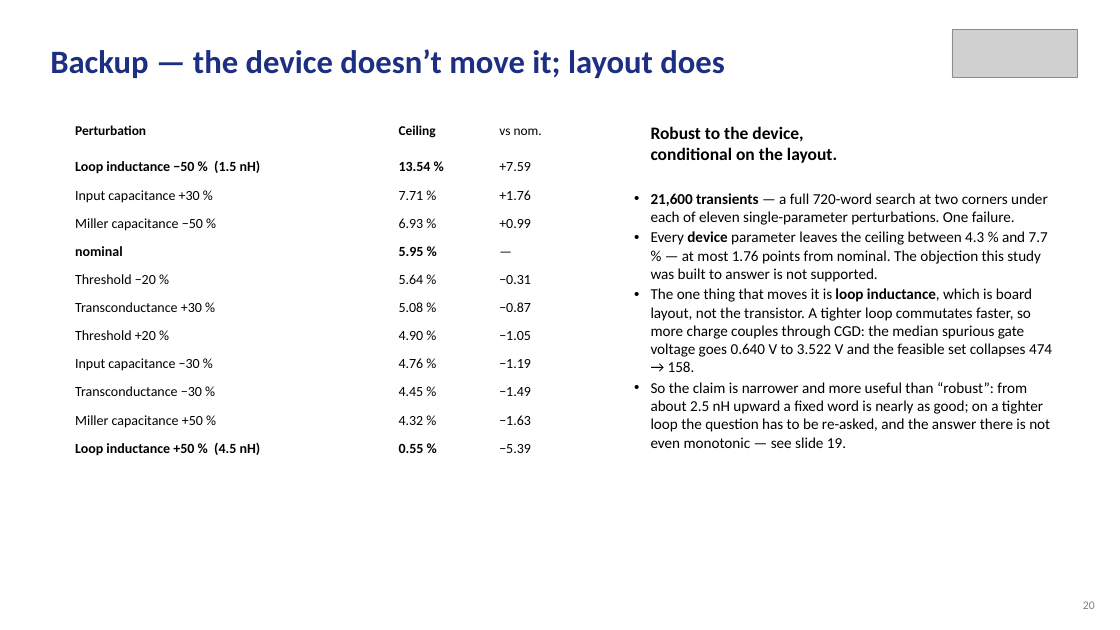
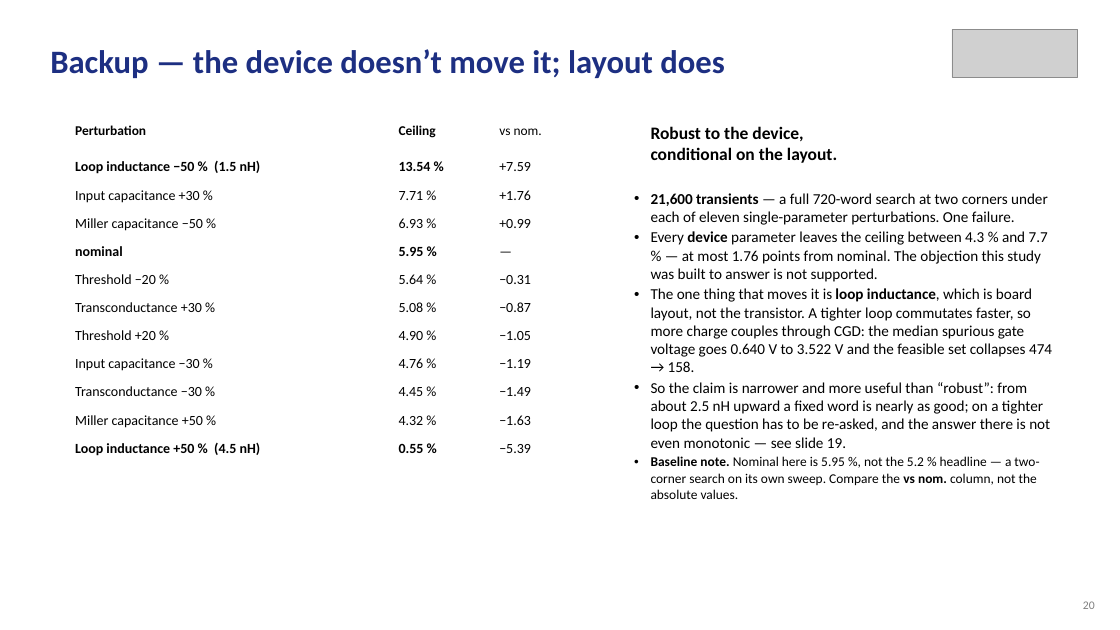
Before and after one commit to Amritha902/gan-driver, a slide deck: slide 20 of review/Review1_GaN_Segmented_Gate_Driver.pptx. Drawn at 1120x630 pixels with LibreOffice and Linux fonts; fonts in the diff are those of the drawing; grey boxes stand for pictures. Boxes give left, top, right and bottom in pixels: in the first picture for what was removed or moved away, otherwise in the second. Text is boxed around its words. In the diff, an @@ line names an element or a change of style, - is before the commit and + after.

```diff
--- a/review/Review1_GaN_Segmented_Gate_Driver.pptx
+++ b/review/Review1_GaN_Segmented_Gate_Driver.pptx
@@ text at (651, 456, 1039, 499): paragraph added @@
+• Baseline note. Nominal here is 5.95 %, not the 5.2 % headline — a two-corner search on its own sweep. Compare the vs nom. column, not the absolute values.
```
Also in this commit, not shown: 1 other slide changed, 1 other file.
